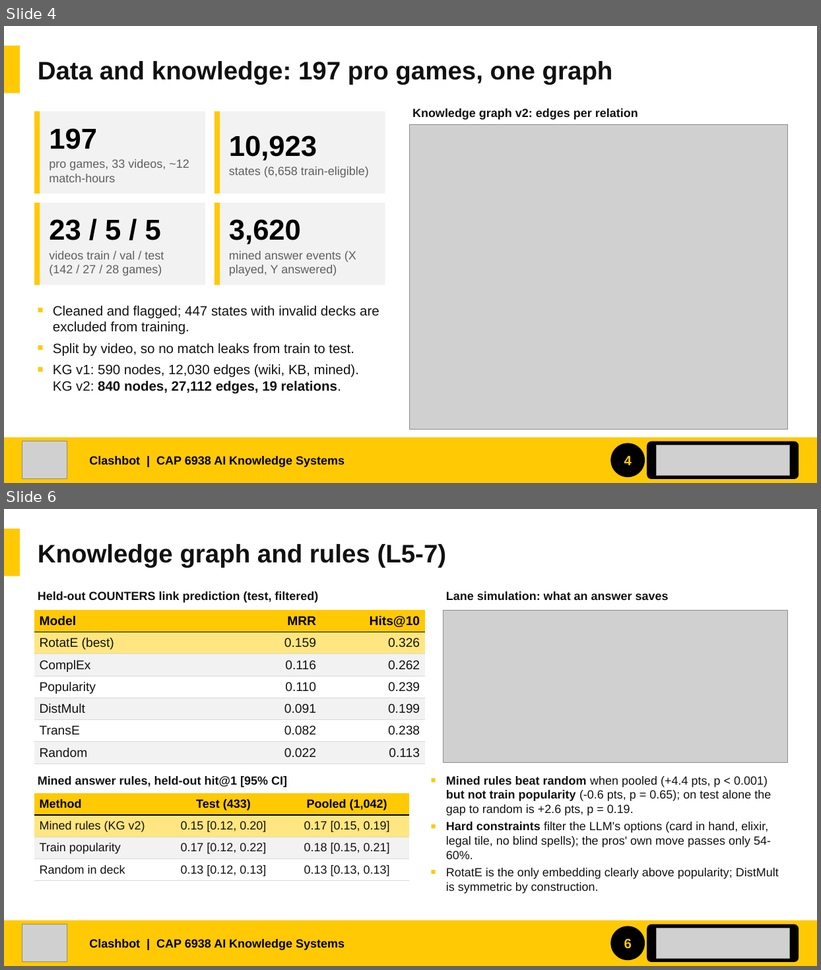
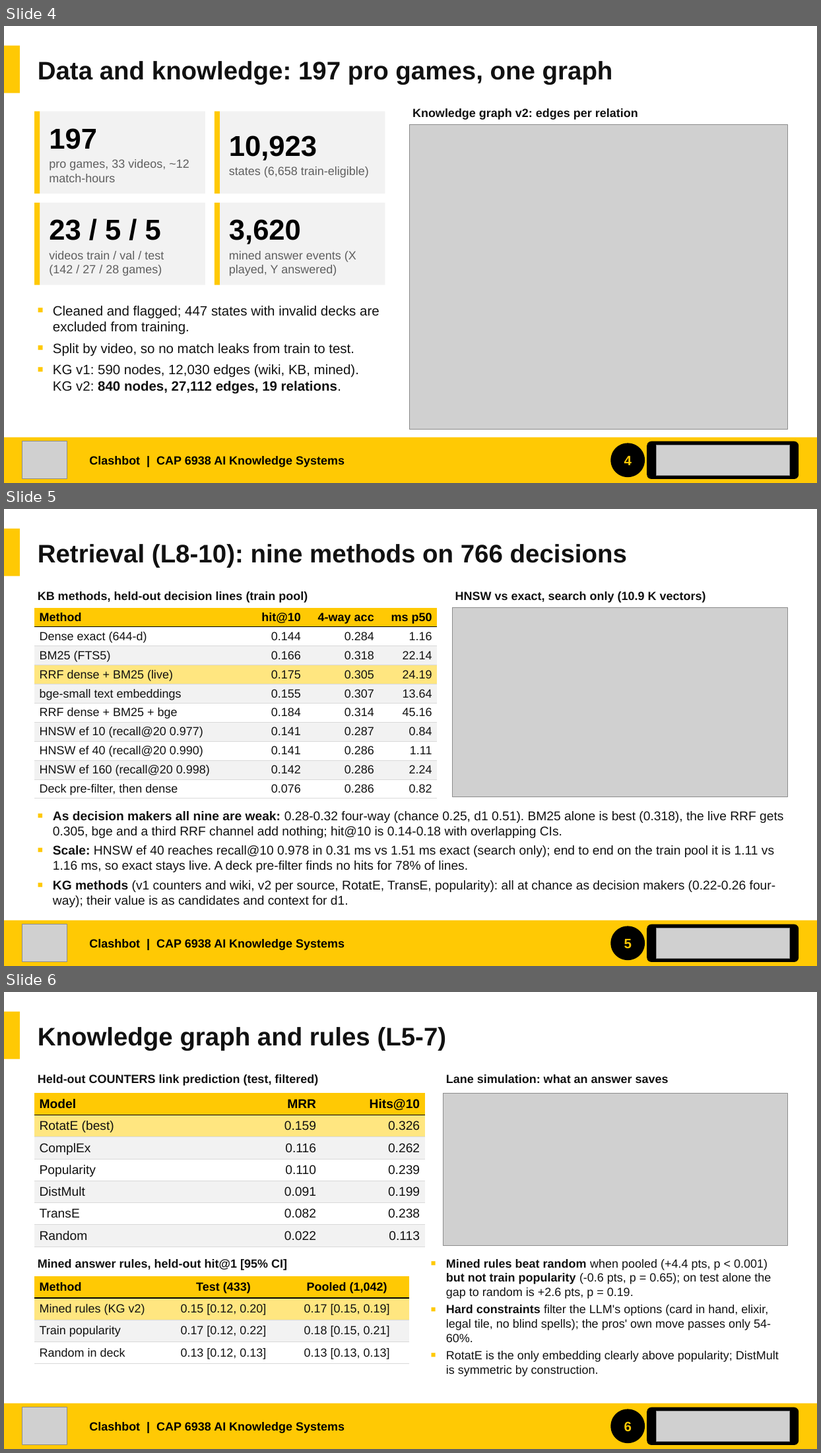
Before and after one commit to JylerTackson/clashBot, a slide deck: docs/report/slides/clashbot_showcase.pptx. Shown one above the other, each under a label of ours: slides 4 and 6 before the commit, slides 4, 5 and 6 after it; the slides between them are not shown. The pictures are 821x970 and 821x1453 pixels, drawn with LibreOffice and Linux fonts; fonts in the diff are those of the drawing; grey boxes stand for pictures. Boxes give left, top, right and bottom in pixels: in the first picture for what was removed or moved away, otherwise in the second. Text is boxed around its words. In the diff, an @@ line names an element or a change of style, - is before the commit and + after.

```diff
--- a/docs/report/slides/clashbot_showcase.pptx
+++ b/docs/report/slides/clashbot_showcase.pptx
@@ slide 5 added at (x1=4, y1=509, x2=817, y2=966), background #FFFFFF @@
@@ rectangle added at (x1=4, y1=529, x2=20, y2=576), fill #FFC904 @@
@@ text added at (x1=38, y1=544, x2=627, y2=567), 30 pt, text #111111, bold @@
+Retrieval (L8-10): nine methods on 766 decisions
@@ text added at (x1=38, y1=591, x2=308, y2=603), 14 pt, text #111111, bold @@
+KB methods, held-out decision lines (train pool)
@@ text added at (x1=455, y1=591, x2=706, y2=603), 14 pt, text #111111, bold @@
+HNSW vs exact, search only (10.9 K vectors)
@@ table added at (x1=34, y1=608, x2=437, y2=799), 10 rows, 4 columns @@
+Method | hit@10 | 4-way acc | ms p50
+Dense exact (644-d) | 0.144 | 0.284 | 1.16
+BM25 (FTS5) | 0.166 | 0.318 | 22.14
+RRF dense + BM25 (live) | 0.175 | 0.305 | 24.19
+bge-small text embeddings | 0.155 | 0.307 | 13.64
+RRF dense + BM25 + bge | 0.184 | 0.314 | 45.16
+HNSW ef 10 (recall@20 0.977) | 0.141 | 0.287 | 0.84
+HNSW ef 40 (recall@20 0.990) | 0.141 | 0.286 | 1.11
+HNSW ef 160 (recall@20 0.998) | 0.142 | 0.286 | 2.24
+Deck pre-filter, then dense | 0.076 | 0.286 | 0.82
@@ picture added at (x1=452, y1=608, x2=788, y2=797) @@
@@ text added at (x1=53, y1=811, x2=783, y2=908), 15 pt, text #111111 @@
+■ As decision makers all nine are weak: 0.28-0.32 four-way (chance 0.25, d1 0.51). BM25 alone is best (0.318), the live RRF gets 0.305, bge and a third RRF channel add nothing; hit@10 is 0.14-0.18 with overlapping CIs.
+■ Scale: HNSW ef 40 reaches recall@10 0.978 in 0.31 ms vs 1.51 ms exact (search only); end to end on the train pool it is 1.11 vs 1.16 ms, so exact stays live. A deck pre-filter finds no hits for 78% of lines.
+■ KG methods (v1 counters and wiki, v2 per source, RotatE, TransE, popularity): all at chance as decision makers (0.22-0.26 four-way); their value is as candidates and context for d1.
@@ rectangle added at (x1=4, y1=921, x2=817, y2=966), fill #FFC904 @@
@@ picture added at (x1=22, y1=925, x2=67, y2=963) @@
@@ text added at (x1=89, y1=939, x2=345, y2=951), 14 pt, text #000000, bold @@
+Clashbot | CAP 6938 AI Knowledge Systems
@@ ellipse added at (x1=611, y1=926, x2=645, y2=960), fill #000000 @@
@@ page number added at (x1=624, y1=939, x2=632, y2=949), 16 pt, text #FFC904, bold @@
+5
@@ rounded rectangle added at (x1=647, y1=925, x2=799, y2=963), fill #000000 @@
@@ picture added at (x1=656, y1=929, x2=789, y2=959) @@
```
Also in this commit, not shown: 1 slide changed, 2 other slides added, 1 slide removed, 4 other files.
